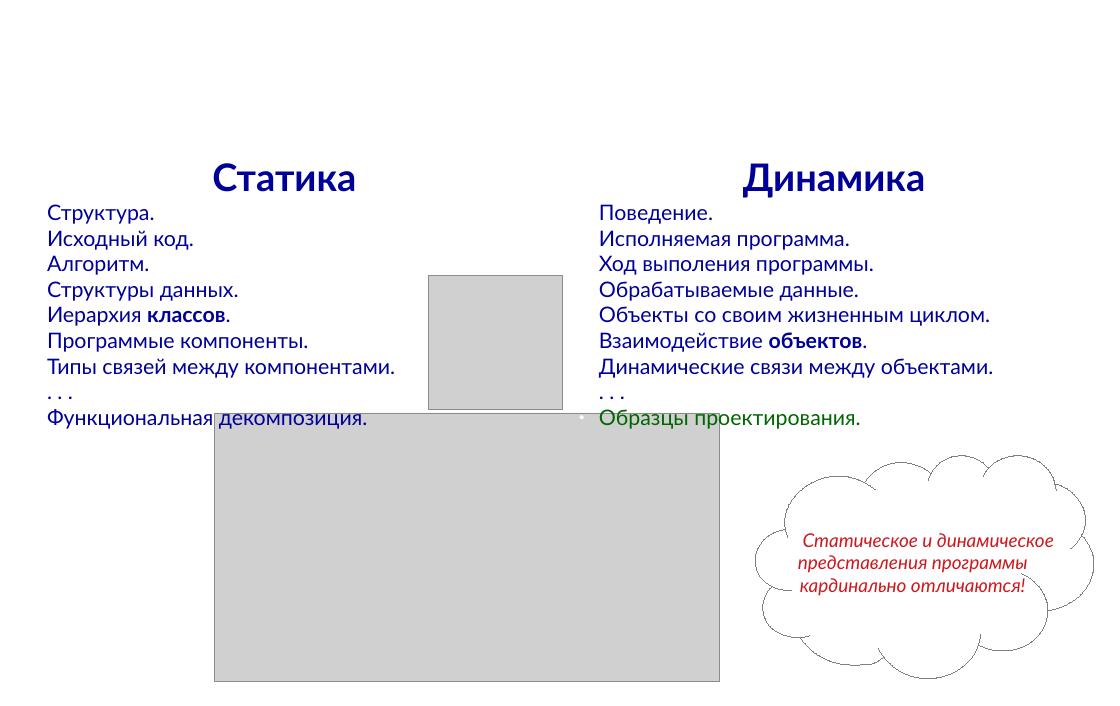
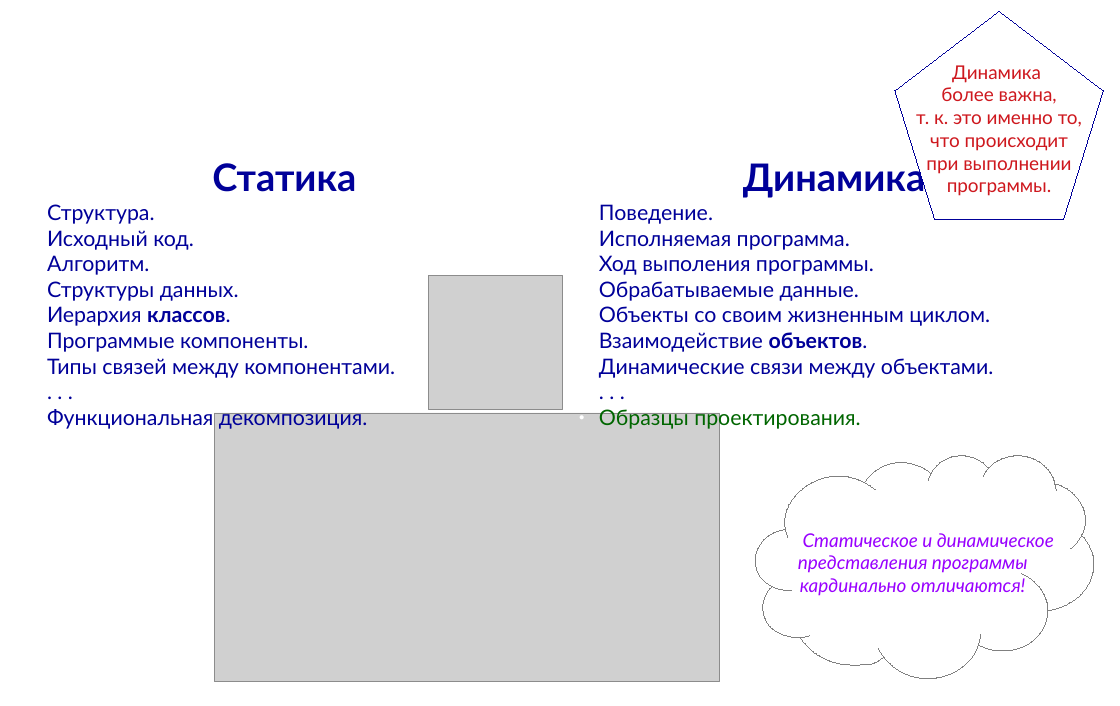
Before and after one commit to mike-shock/Programmers_Club-Caiman, a slide deck: slide 85 of drafts/Software_Craft.odp. Drawn at 1120x706 pixels with LibreOffice and Linux fonts; fonts in the diff are those of the drawing; grey boxes stand for pictures; background and template pictures are left out. Boxes give left, top, right and bottom in pixels: in the first picture for what was removed or moved away, otherwise in the second. Text is boxed around its words. In the diff, an @@ line names an element or a change of style, - is before the commit and + after.

```diff
--- a/drafts/Software_Craft.odp
+++ b/drafts/Software_Craft.odp
@@ pentagon added at <box>895,11,1104,219</box>, fill #FFFFFF, outline #000099 0 pt, 16 pt, text #CE181E @@
+Динамика
+более важна,
+т. к. это именно то,
+что происходит
+при выполнении
+программы.
@@ freeform shape "Статическое и динамическое" at <box>755,456,1094,679</box>: text colour #CE181E to #9900FF @@
```
Also in this commit, not shown: 8 other slides changed, 3 slides added, 1 other file.
